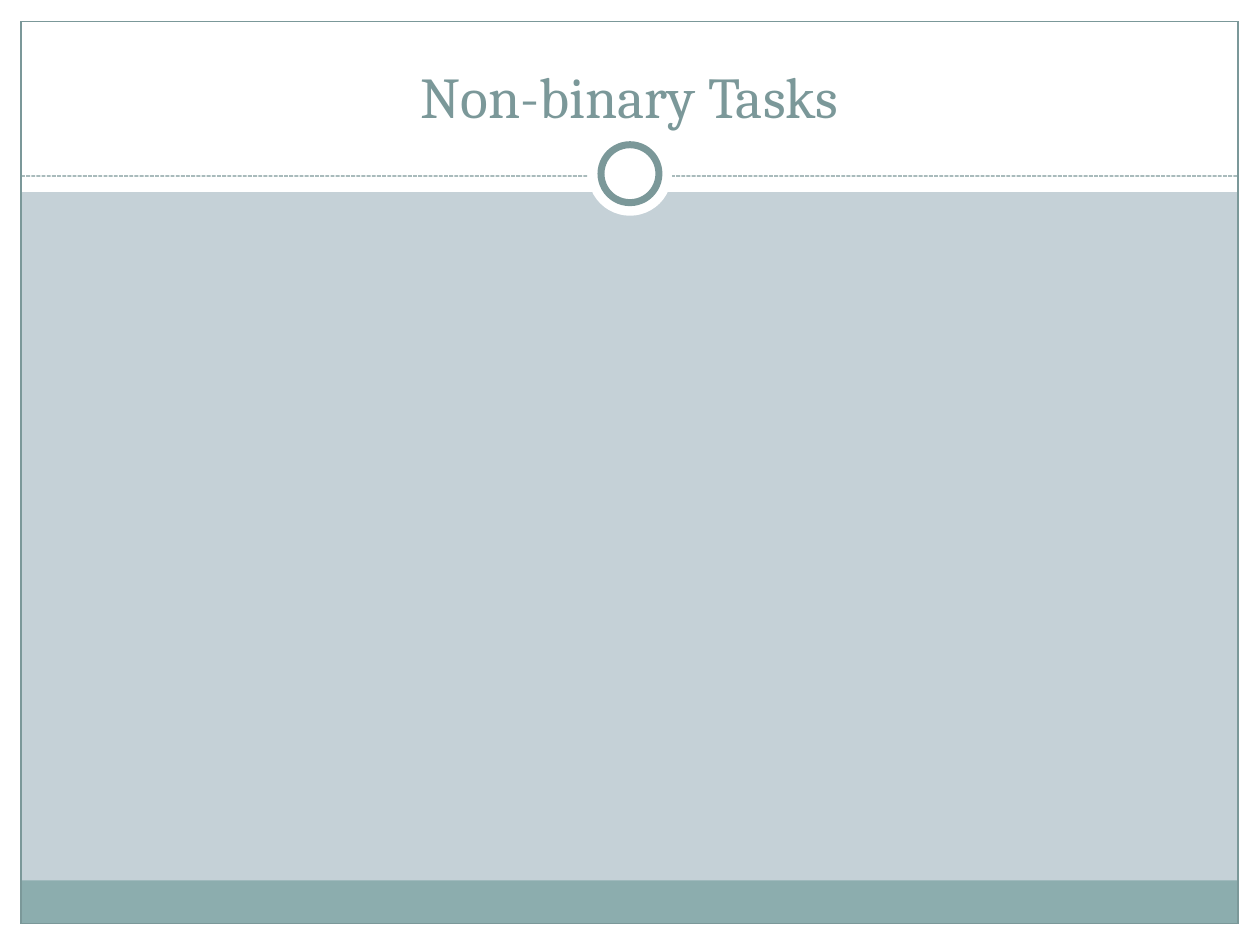
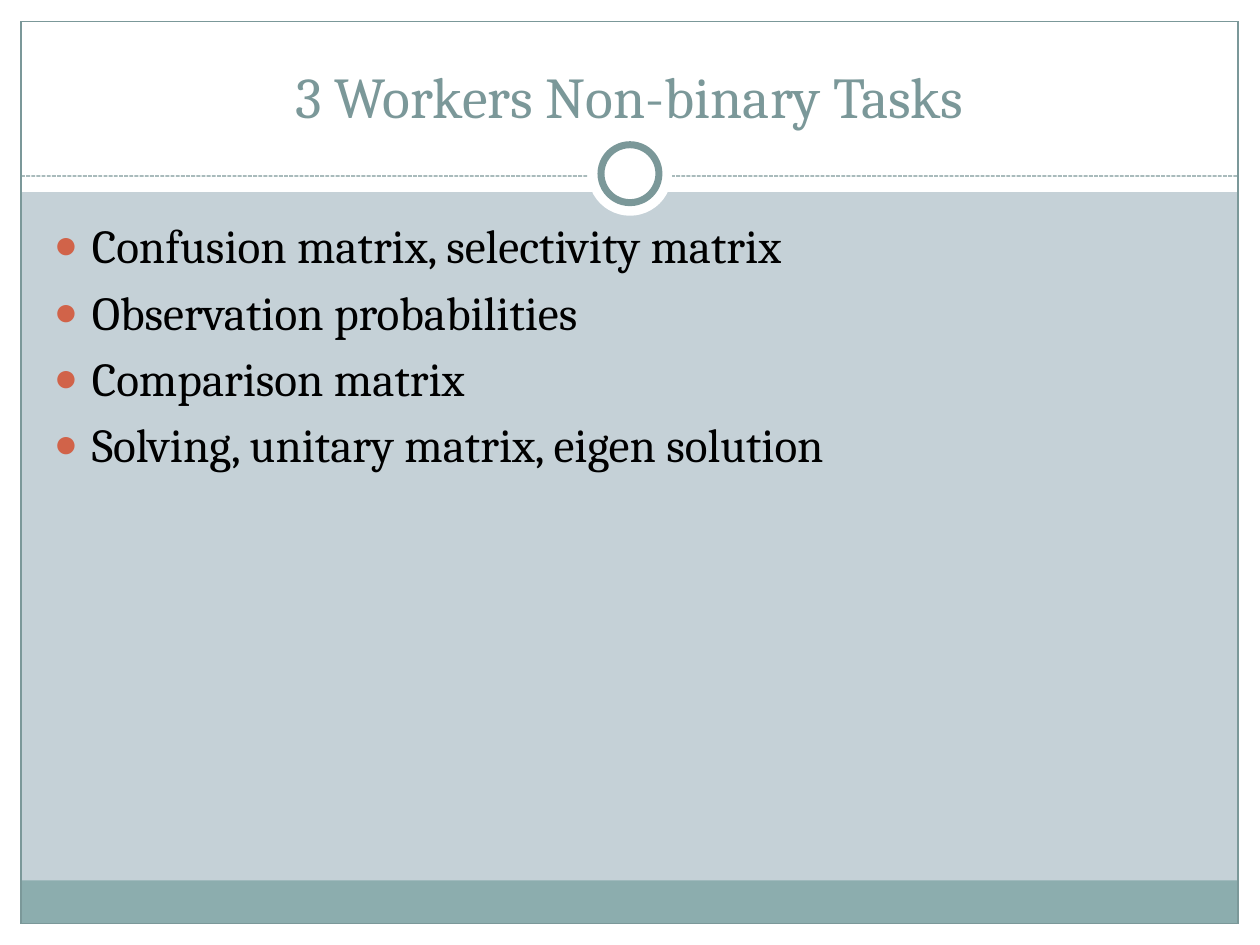
Before and after one commit to brahmaneya/WorkerEvaluationGeneral, a slide deck: slide 8 of Presentation/WorkerEval.pptx (slide 5 before the commit). Drawn at 1260x945 pixels with LibreOffice and Linux fonts; fonts in the diff are those of the drawing. Boxes give left, top, right and bottom in pixels: in the first picture for what was removed or moved away, otherwise in the second. Text is boxed around its words. In the diff, an @@ line names an element or a change of style, - is before the commit and + after.

Commit message:
changes to presentation

```diff
--- a/Presentation/WorkerEval.pptx
+++ b/Presentation/WorkerEval.pptx
@@ title at [295, 78, 963, 131]: text changed @@
-Non-binary Tasks
+3 Workers Non-binary Tasks
@@ text added at [92, 229, 823, 472], 27 pt, text #000000 @@
+● Confusion matrix, selectivity matrix
+● Observation probabilities
+● Comparison matrix
+● Solving, unitary matrix, eigen solution
```
Also in this commit, not shown: 3 other slides changed, 4 slides added, 1 slide removed.
